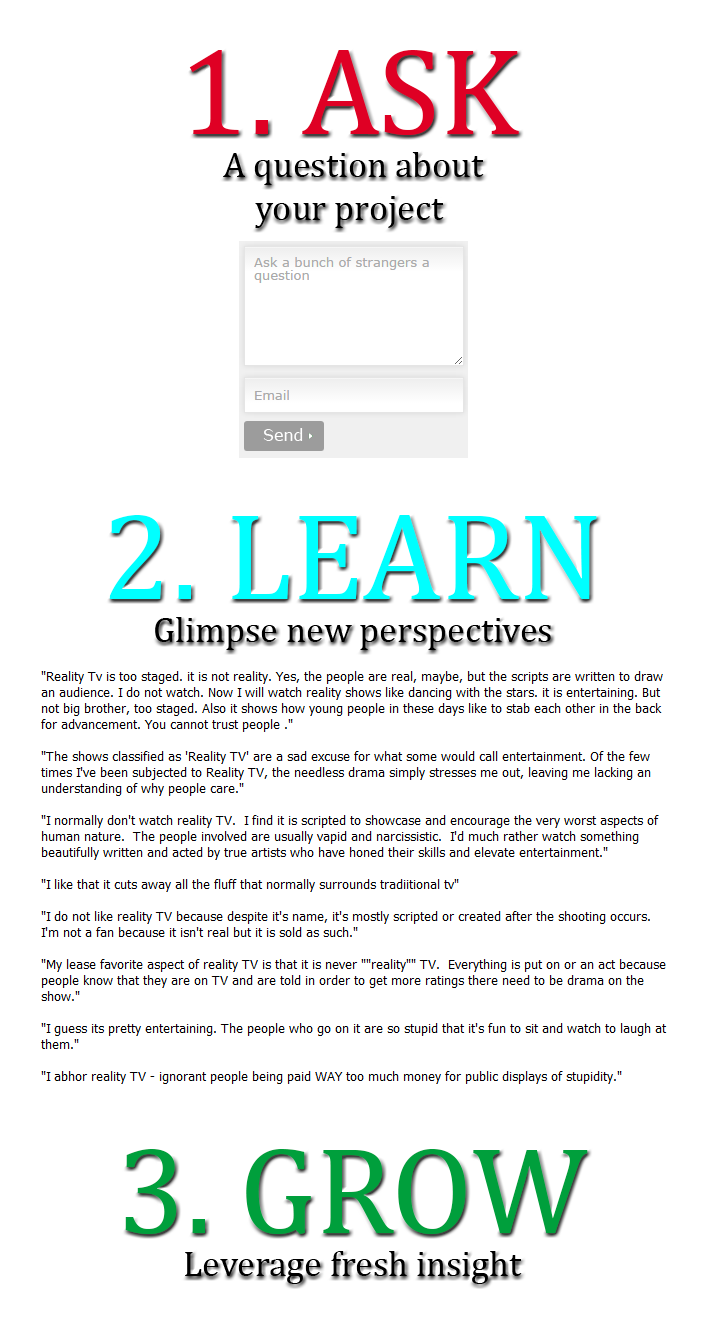
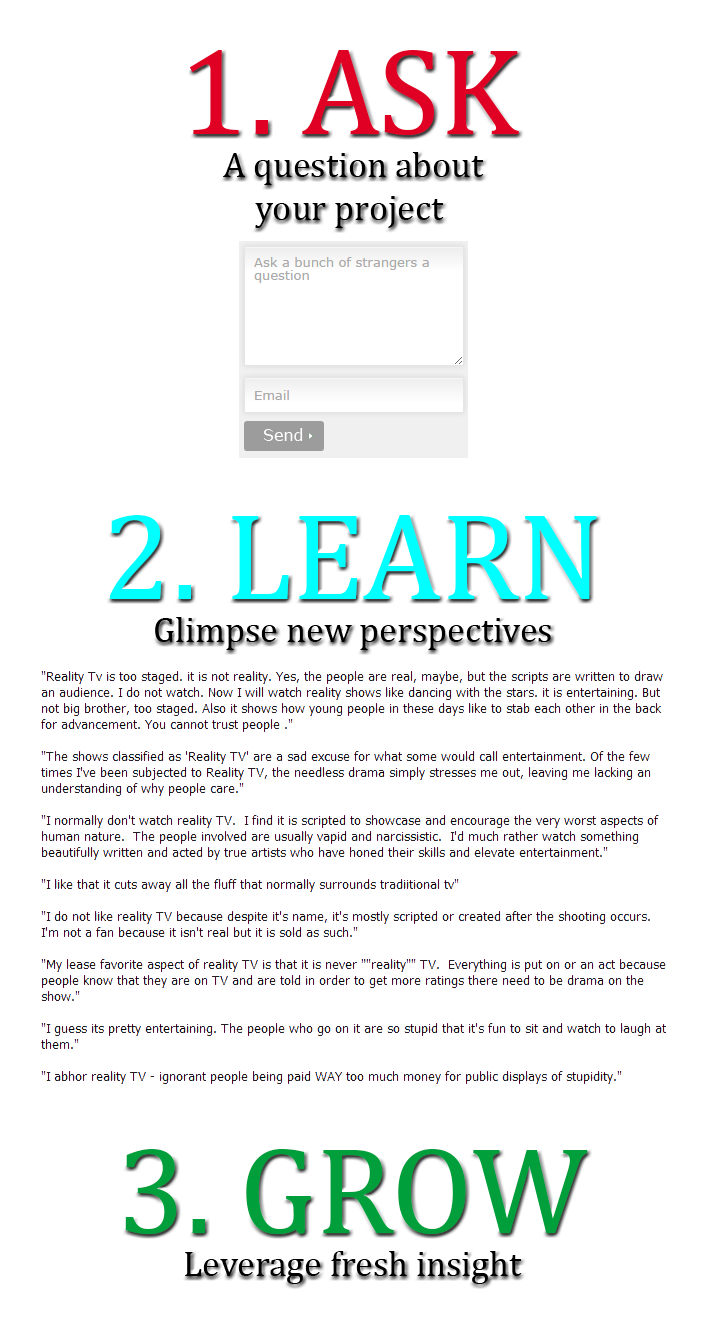
Layers edited between the first and the second 703 x 1341 image:
painted on "Layer 3" over [40, 671, 667, 1084]
